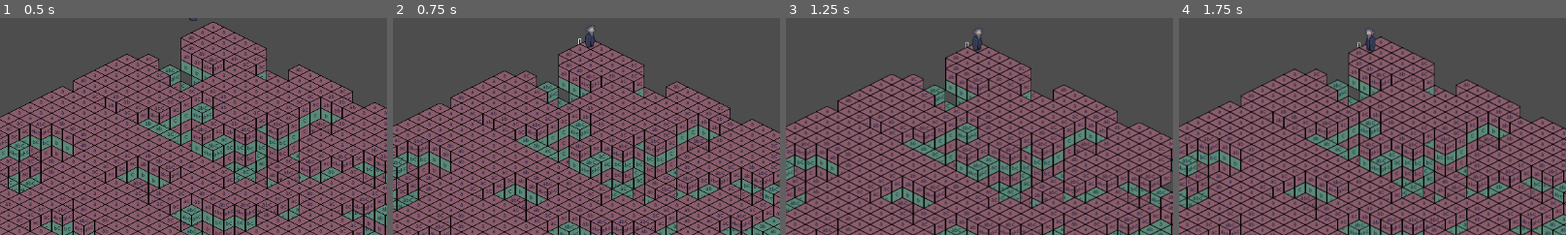
Above: before the commit, frames 1-4 (left to right).
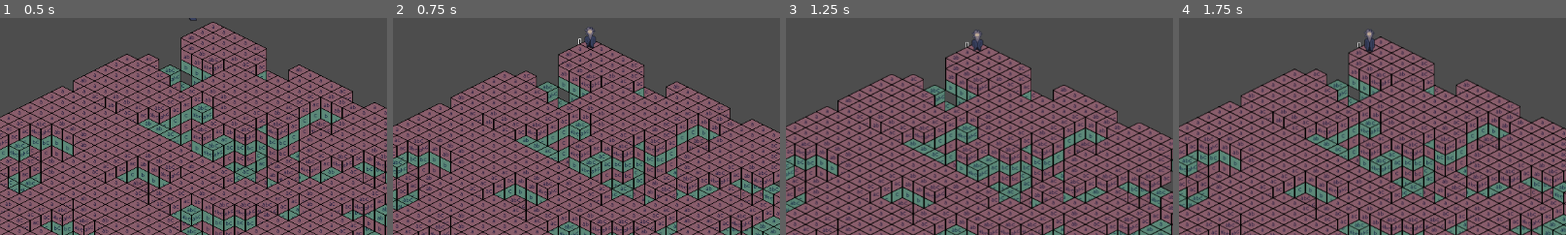
Above: after the commit, the same moments.

Repository: explosivose/isodig
Game: Godot game, scene res://src/scenes/node_2d.tscn
Same seed, same stepped clock (60 frames per second), same inputs: the game is played once before the commit and once after it.
Inputs (mouse positions are % of the whole screen's width and height, from its top left):
- Up to frame 1 (0.5 s): no input
- Up to frame 2 (0.75 s): move the mouse to (72, 45) at 0.52 s; hold Right (ui_right) from 0.53 s (still down); hold Q (climb) from 0.53 s (still down)
- Up to frame 3 (1.25 s): keep holding Right (ui_right); keep holding Q (climb); click (72, 45) at 0.8 s
- Up to frame 4 (1.75 s): move the mouse to (30, 55) at 1.27 s; release Right (ui_right) at 1.28 s; release Q (climb) at 1.28 s; hold Down (ui_down) from 1.28 s (still down); click (30, 55) at 1.35 s; tap Q (climb) at 1.55 s
The pictures show only the part of the screen within x 25-75%, y 38-88%; the shares and areas given below are measured in that part.

Frame 1 is identical in both runs. In frame 2, 0.1% of the frame differs, in the area x 49-53%, y 3-14%; in frame 3, 0.1%; in frame 4, 0.1%.

Commit message:
feat: dig up and down (not working)

Diff:
--- a/src/scenes/player.tscn
+++ b/src/scenes/player.tscn
@@ -786,3 +786,13 @@
 script = ExtResource("3_hwyk6")
 input_name = "ui_down"
 metadata/_custom_type_script = "uid://by5jm8efi5cv4"
+
+[node name="KeyHoldDescend" type="Timer" parent="."]
+script = ExtResource("3_hwyk6")
+input_name = "descend"
+metadata/_custom_type_script = "uid://by5jm8efi5cv4"
+
+[node name="KeyHoldClimb" type="Timer" parent="."]
+script = ExtResource("3_hwyk6")
+input_name = "climb"
+metadata/_custom_type_script = "uid://by5jm8efi5cv4"
--- a/src/scripts/key_hold.gd
+++ b/src/scripts/key_hold.gd
@@ -3,7 +3,9 @@
 @export var hold_length: float = 0.5
 @export var input_name: String
 
-signal held(input_name: String)
+signal hold_threshold(input_name: String)
+signal start_hold(input_name: String)
+signal stop_hold(input_name: String)
 
 func _init():
   autostart = false
@@ -12,14 +14,17 @@
   timeout.connect(_hold_timeout)
 
 func _hold_timeout():
-  print('hold timeout')
-  held.emit(input_name)
+  print(input_name, 'timeout')
+  hold_threshold.emit(input_name)
 
 func input(event: InputEvent):
   # Watch for keypress
   if event.is_action_pressed(input_name):
+    print(input_name, 'start')
     start(hold_length)
+    start_hold.emit(input_name)
 
   # Watch for keyrelease
   if event.is_action_released(input_name):
     stop()
+    stop_hold.emit(input_name)
--- a/src/scripts/player.gd
+++ b/src/scripts/player.gd
@@ -29,18 +29,21 @@
   $KeyHoldUp,
   $KeyHoldDown,
   $KeyHoldLeft,
-  $KeyHoldRight
+  $KeyHoldRight,
+  $KeyHoldDescend,
+  $KeyHoldClimb
 ]
 
 func _place_in_world(pos: Vector3i) -> void:
   world_position = pos
 
 func _ready():
-  _init_hold_inputs()
+  _init_hold_inputs.call_deferred()
 
 func _init_hold_inputs():
   for timer in _input_movement_hold_timers:
-    timer.held.connect(_on_hold_movement)
+    print(timer.is_inside_tree())
+    timer.hold_threshold.connect(_on_hold_movement)
 
 func player_moved(_arg, _arg2):
   for timer in _input_movement_hold_timers:
@@ -77,7 +80,7 @@
     _current_animation_prefix = "idle"
 
 func _set_anim_direction(move_intent: Vector3i):
-  var anim_direction = ""
+  var anim_direction = "s"
   if move_intent.x > 0:
     anim_direction = "se"
   elif move_intent.x < 0:
@@ -90,6 +93,7 @@
   sprite.play(_current_animation_prefix + "_" + anim_direction)
 
 func _on_hold_movement(input_name: String):
+  print(input_name, 'on_hold_movement')
   var _intent = Vector3i.ZERO
   if input_name == "ui_left":
     _intent.x -= 1
@@ -101,9 +105,11 @@
     _intent.y += 1
   elif input_name == "descend":
     _intent.z -= 1
+    _intent.y += 1
   elif input_name == "climb":
     _intent.z += 1
   if _mode == MODE.DIG:
+    print('emit dig', _intent)
     try_dig.emit(world_position + _intent)
   elif _mode == MODE.FILL:
     try_fill.emit(world_position)
--- a/src/scripts/world_edit.gd
+++ b/src/scripts/world_edit.gd
@@ -9,6 +9,7 @@
 
 
 func _on_player_try_dig(position: Vector3i) -> void:
+  print('dig', position)
   _world.set_block(position, 0)
   # Update the _world view for the modified block and its neighbors
   _world.world_view.autopaint_cell(position, 0, _world.get_neighbor_values(position))
